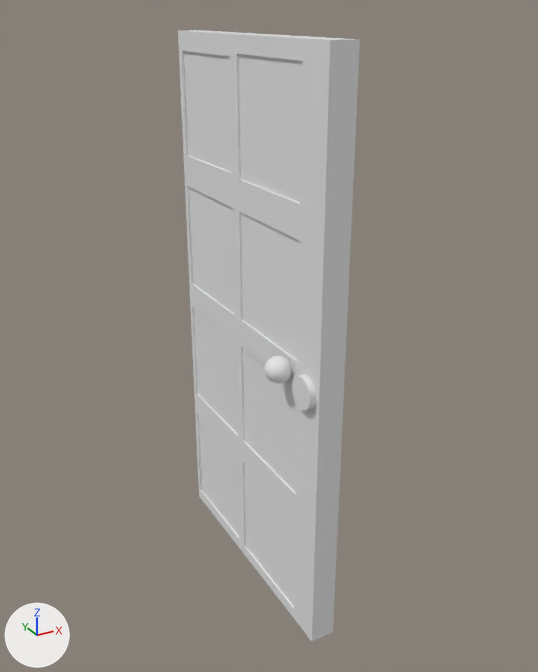
The Blender file новый-игровой-проект/assets/models/door.blend: old version first, new version second.
The view is the same before and after, from a camera (50 mm lens) standing at (-5.53, -9.69, 3.4) and looking at (0.15, 0.64, -1.77). Lighting does not change. The marker at lower left points along +X, +Y and +Z. The older version comes first.

Names of what the first picture shows: 'door', 'handle', 'lock'.
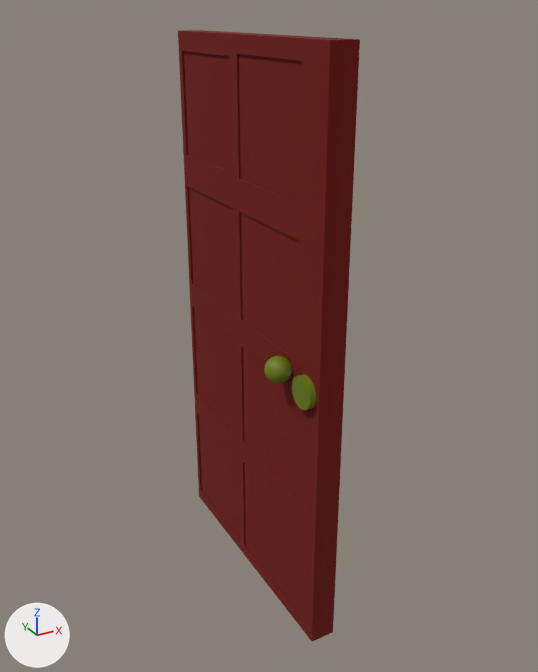
Where the change shows, as pixel boxes (x1, y1, x2, y2) in the pictures (538 x 672 px):
'door', recoloured (white to dark red): (178, 30, 360, 641) in both
'lock', recoloured (white to green): (292, 374, 316, 410) in both
'handle', recoloured (white to green): (264, 356, 292, 383) in both

Diff of the bpy script that builds the scene:
```diff
--- a/новый-игровой-проект/assets/models/door.blend.py
+++ b/новый-игровой-проект/assets/models/door.blend.py
@@ mat_material @@
 mat_material = principled_material('Material')
-mat_material.base_color = (0.8, 0.8, 0.8)  # white #e7e7e7
+mat_material.base_color = (0.17, 0.0031, 0.0)  # dark red #730a00
@@ mat_material_001 @@
+mat_material_001 = principled_material('Material.001')
+mat_material_001.base_color = (0.148, 0.208, 0.0)  # green #6b7e00
@@ me_sphere @@
 me_sphere.from_pydata(...)  # 482 vertices, 512 faces; spans x -1.0..1.0, y -1.0..1.0, z -1.0..1.0
+me_sphere.materials.append(mat_material_001)  # green #6b7e00
@@ me_cylinder @@
 me_cylinder.from_pydata(...)  # 64 vertices, 34 faces; spans x -1.0..1.0, y -1.0..1.0, z -1.0..1.0
+me_cylinder.materials.append(mat_material_001)  # green #6b7e00
```
